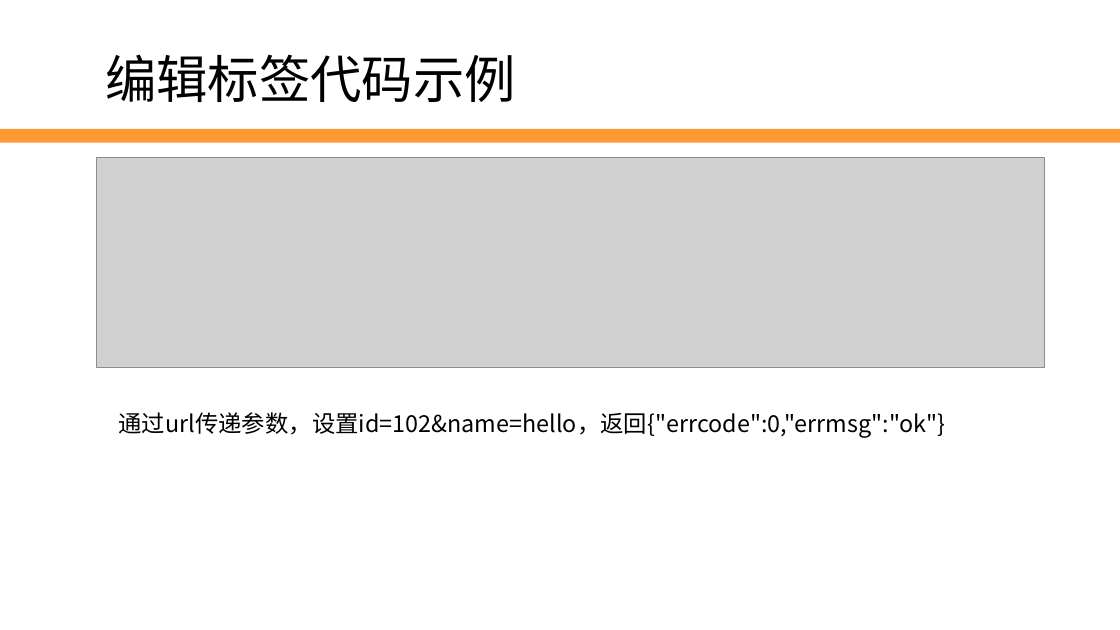
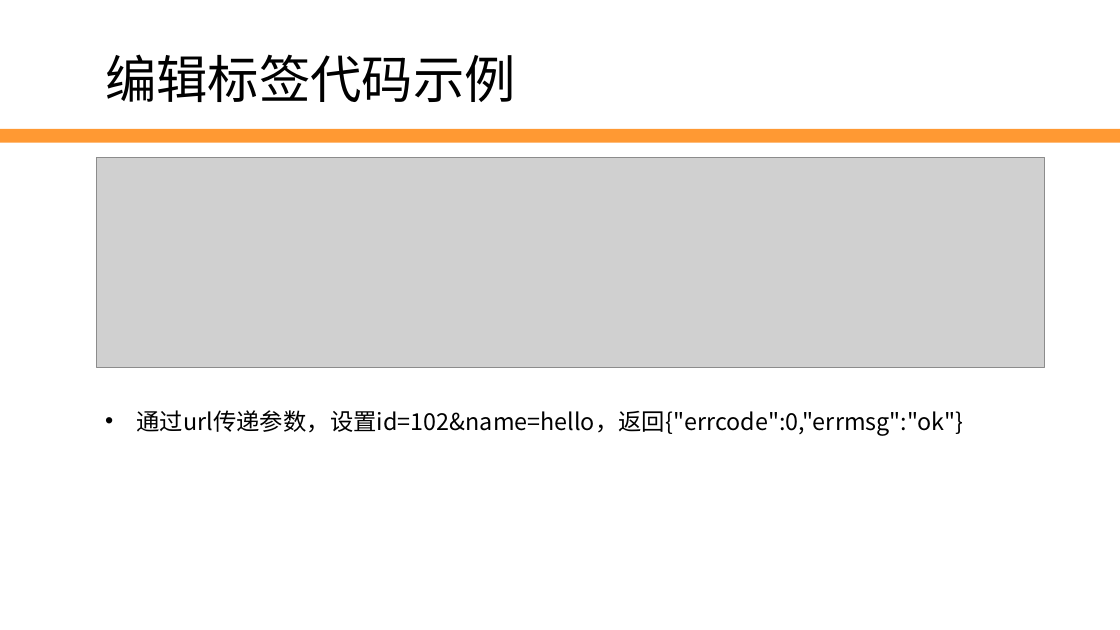
Before and after one commit to edu2act/2017-2018_1st_Wechat_Web_Programming, a slide deck: slide 21 of 课程ppt/第8讲 用户管理.pptx (slide 11 before the commit). Drawn at 1120x630 pixels with LibreOffice and Linux fonts; fonts in the diff are those of the drawing; grey boxes stand for pictures; background and template pictures are left out. Boxes give left, top, right and bottom in pixels: in the first picture for what was removed or moved away, otherwise in the second. Text is boxed around its words. In the diff, an @@ line names an element or a change of style, - is before the commit and + after.

```diff
--- a/课程ppt/第8讲 用户管理.pptx
+++ b/课程ppt/第8讲 用户管理.pptx
@@ text "通过url传递参数，设置id=102&name=hello，返回{"errcode":0,"errmsg":"ok"}": place and size @@
-text "通过url传递参数，设置id=102&name=hello，返回{"errcode":0,"errmsg":"ok"}" at (119, 412, 946, 438)
+text "通过url传递参数，设置id=102&name=hello，返回{"errcode":0,"errmsg":"ok"}" at (137, 410, 964, 436)
@@ text "通过url传递参数，设置id=102&name=hello，返回{"errcode":0,"errmsg":"ok"}" at (137, 410, 964, 436): bullet none to • @@
```
Also in this commit, not shown: 20 other slides changed, 3 slides added.
